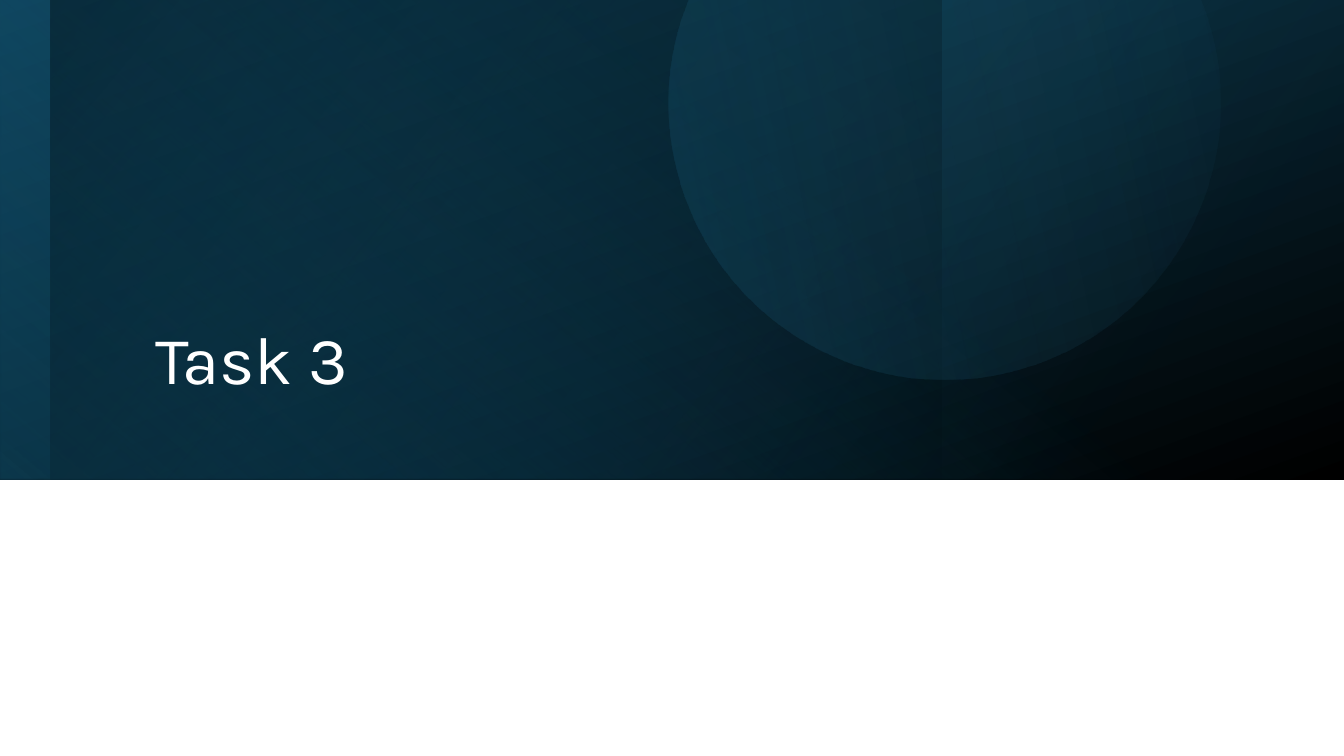
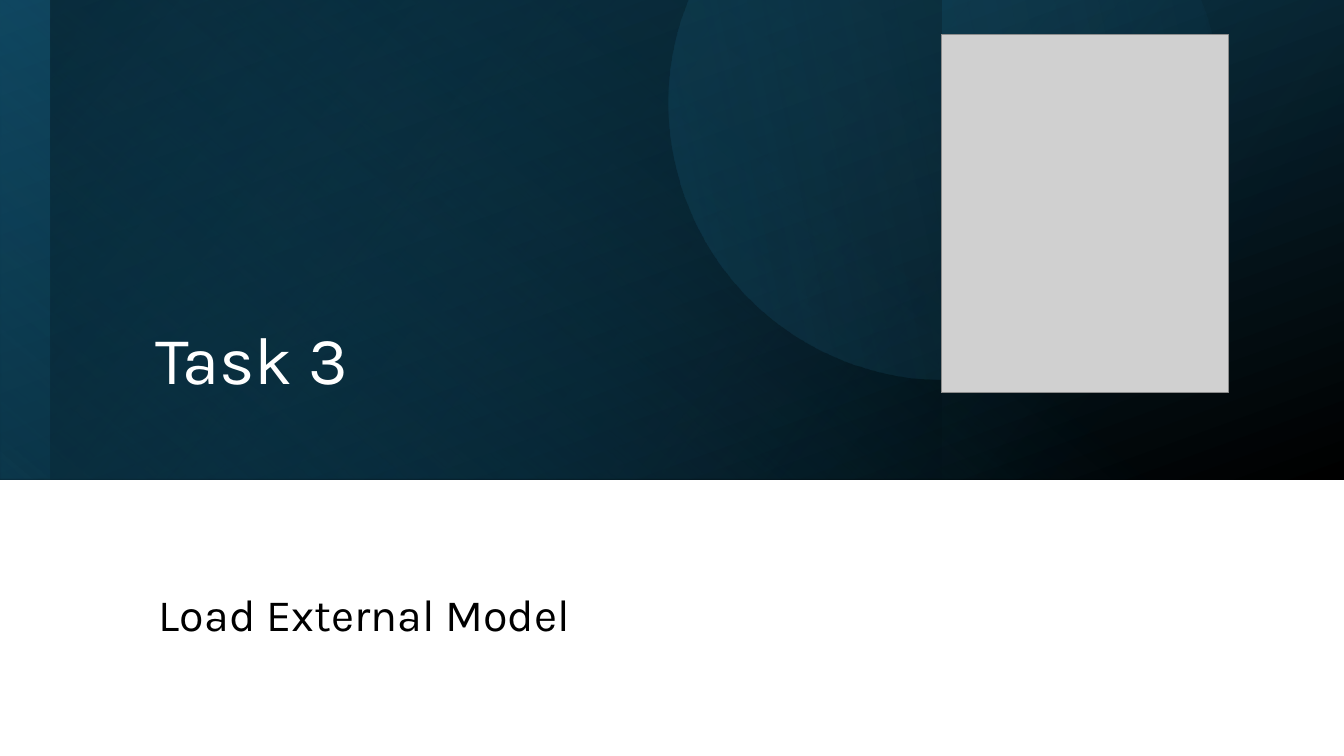
Before and after one commit to sebivenlo/esd-2024-threejs, a slide deck: slide 10 of Präsentation.pptx. Drawn at 1344x756 pixels with LibreOffice and Linux fonts; fonts in the diff are those of the drawing; grey boxes stand for pictures. Boxes give left, top, right and bottom in pixels: in the first picture for what was removed or moved away, otherwise in the second. Text is boxed around its words. In the diff, an @@ line names an element or a change of style, - is before the commit and + after.

```diff
--- a/Präsentation.pptx
+++ b/Präsentation.pptx
@@ picture added at (942,35,1228,393) @@
@@ text added at (159,600,570,632), 32 pt, text #000000 @@
+Load External Model
```
Also in this commit, not shown: 5 other slides changed.
